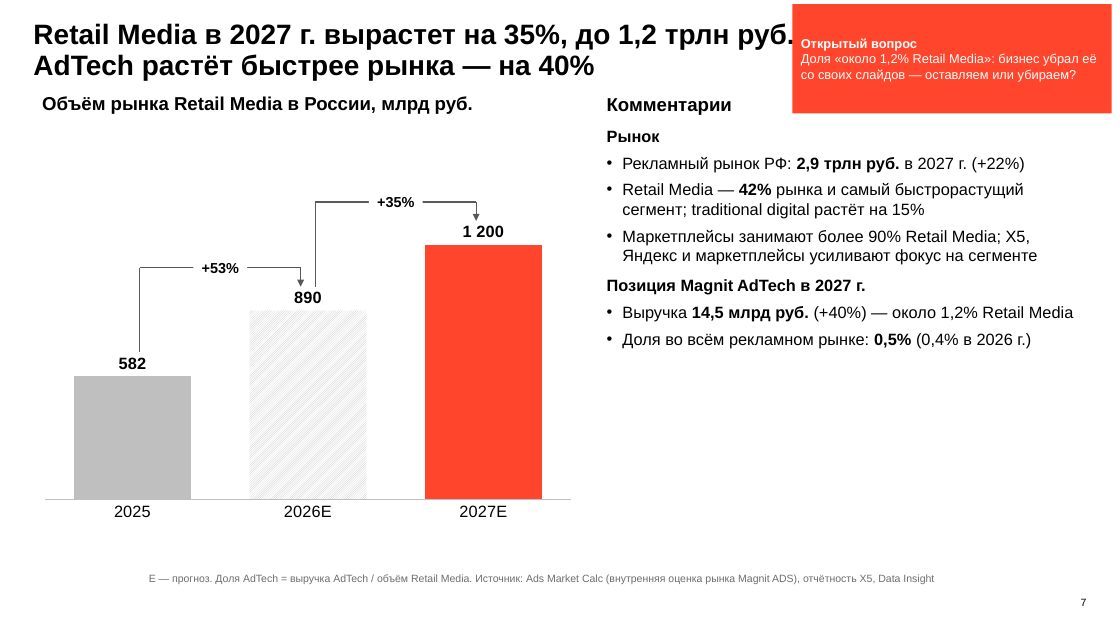
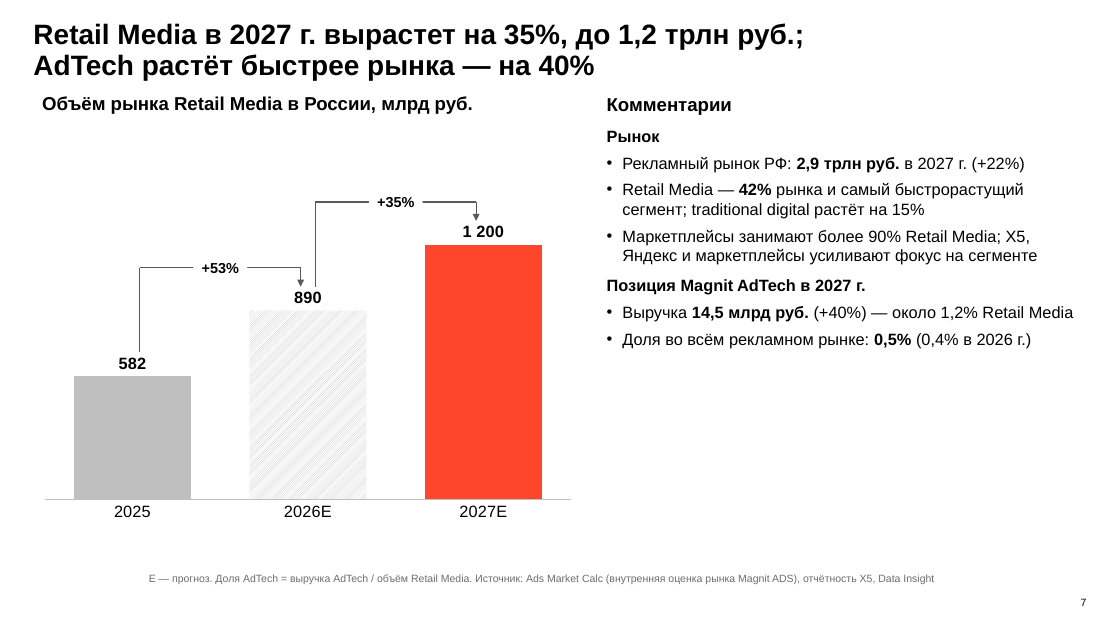
Before and after one commit to DenisMagnit/1, a slide deck: slide 7 of BU27_AdTech_final_deck_1016.pptx. Drawn at 1120x630 pixels with LibreOffice and Linux fonts; fonts in the diff are those of the drawing; background and template pictures are left out. Boxes give left, top, right and bottom in pixels: in the first picture for what was removed or moved away, otherwise in the second. Text is boxed around its words. In the diff, an @@ line names an element or a change of style, - is before the commit and + after.

```diff
--- a/BU27_AdTech_final_deck_1016.pptx
+++ b/BU27_AdTech_final_deck_1016.pptx
@@ rectangle removed at (792,4,1112,113) @@
-Открытый вопрос
-Доля «около 1,2% Retail Media»: бизнес убрал её со своих слайдов — оставляем или убираем?
```
Also in this commit, not shown: 8 other slides changed.
